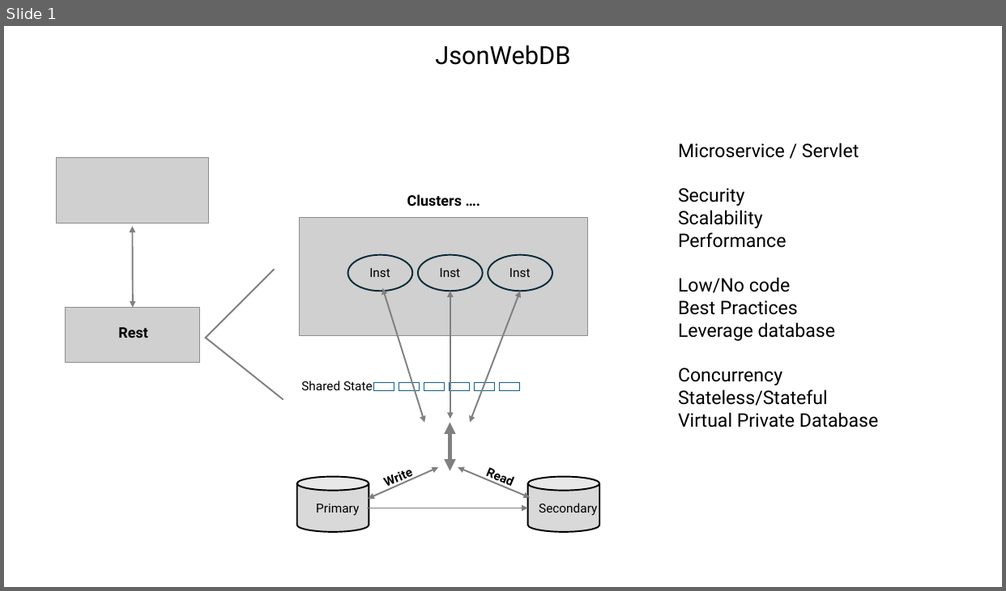
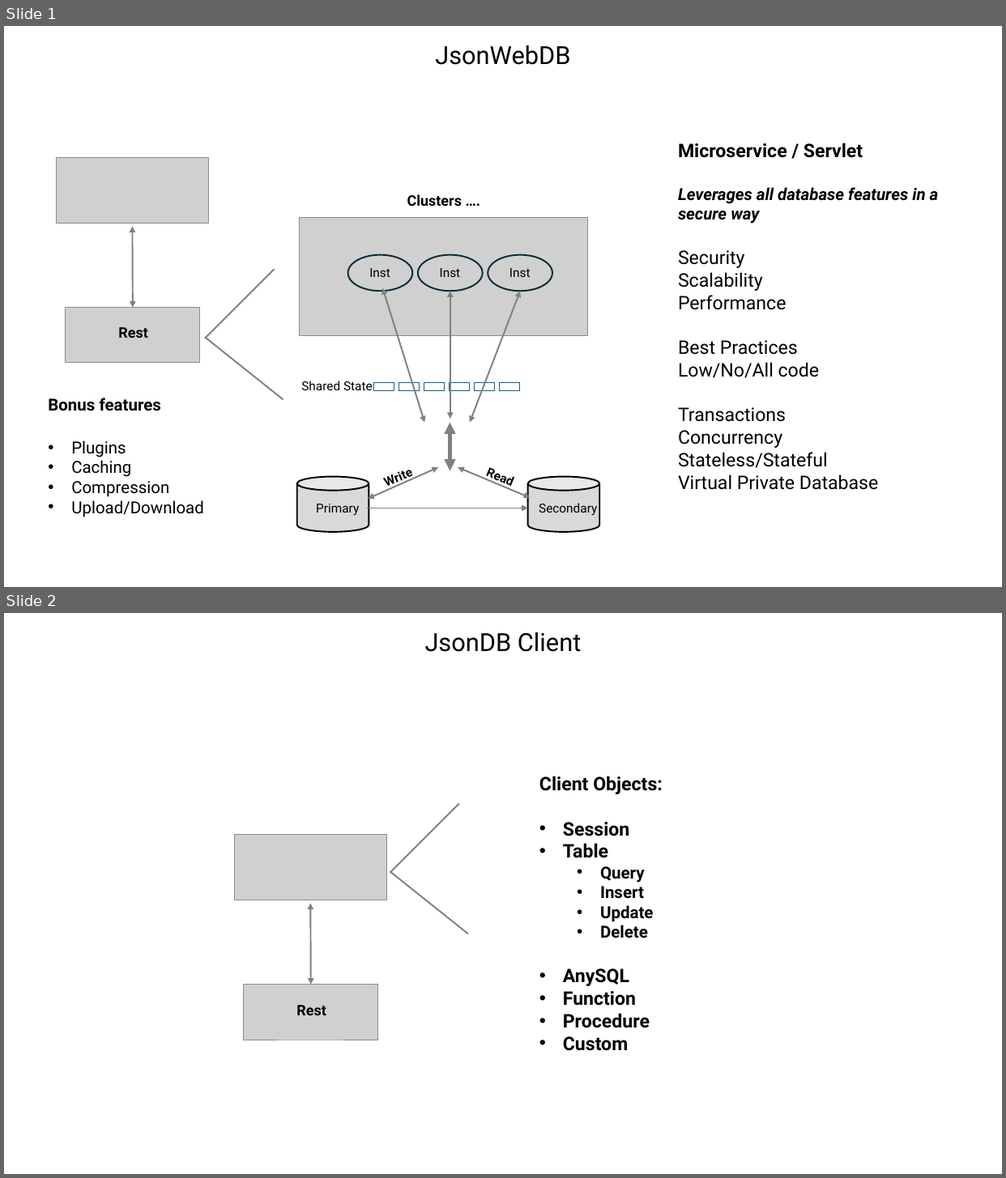
Before and after one commit to chlordk/JsonWebDB, a slide deck: JsonWebDB.pptx. Shown one above the other, each under a label of ours: slide 1 before the commit, slides 1 and 2 after it. The pictures are 1006x591 and 1006x1178 pixels, drawn with LibreOffice and Linux fonts; fonts in the diff are those of the drawing; grey boxes stand for pictures. Boxes give left, top, right and bottom in pixels: in the first picture for what was removed or moved away, otherwise in the second. Text is boxed around its words. In the diff, an @@ line names an element or a change of style, - is before the commit and + after.

```diff
--- a/JsonWebDB.pptx
+++ b/JsonWebDB.pptx
@@ slide 2 added at [4,613,1002,1174], background #FFFFFF @@
@@ title added at [425,632,581,652], 24 pt, text #000000 @@
+JsonDB Client
@@ text added at [539,776,663,1051], 18 pt, text #000000, bold @@
+Client Objects:
+• Session
+• Table
+  • Query
+  • Insert
+  • Update
+  • Delete
+• AnySQL
+• Function
+• Procedure
+• Custom
@@ line added from (390, 873) to (459, 804), #808080 1.5 pt @@
@@ line added from (390, 872) to (468, 934), #808080 1.5 pt @@
@@ group added at [235,835,386,1040]: 2 pictures, 1 double arrow, 1 text @@
+Rest
@@ slide 1 changed as well @@
@@ text at [678,143,863,158]: bold on in "Microservice / Servlet" @@
@@ text at [678,187,939,224]: paragraph added @@
+Leverages all database features in a secure way
@@ text at [678,277,790,293]: paragraph removed @@
-Low/No code
@@ text at [678,362,819,422]: text changed @@
-Leverage database
+Low/No/All code
+Transactions
@@ text added at [48,398,204,518], 16 pt, text #000000 @@
+Bonus features
+• Plugins
+• Caching
+• Compression
+• Upload/Download
```
Also in this commit, not shown: 12 other files.
